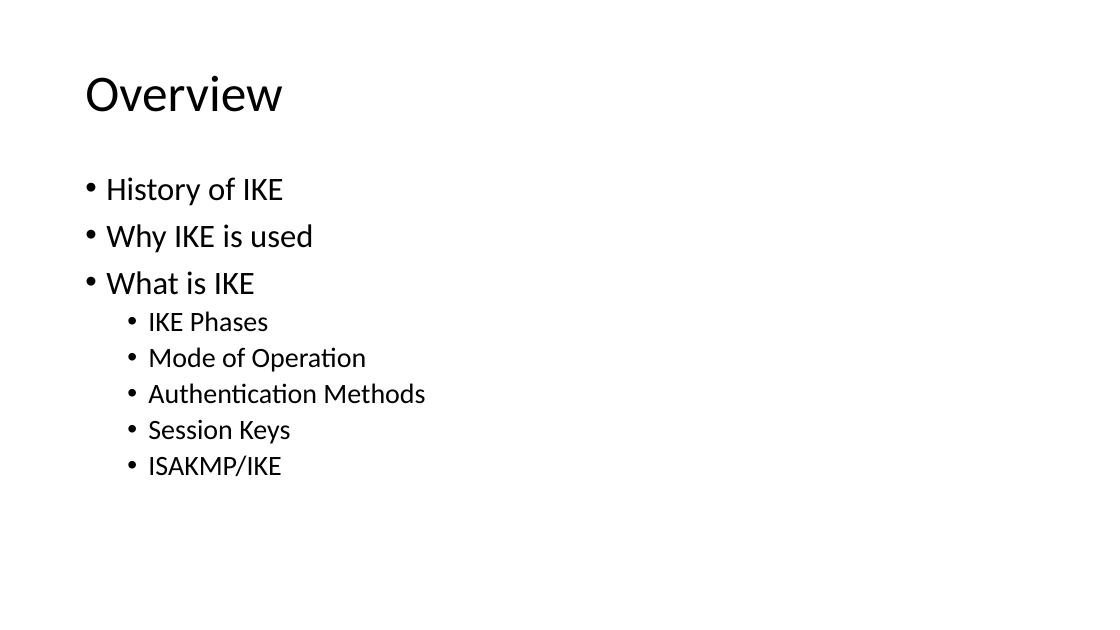
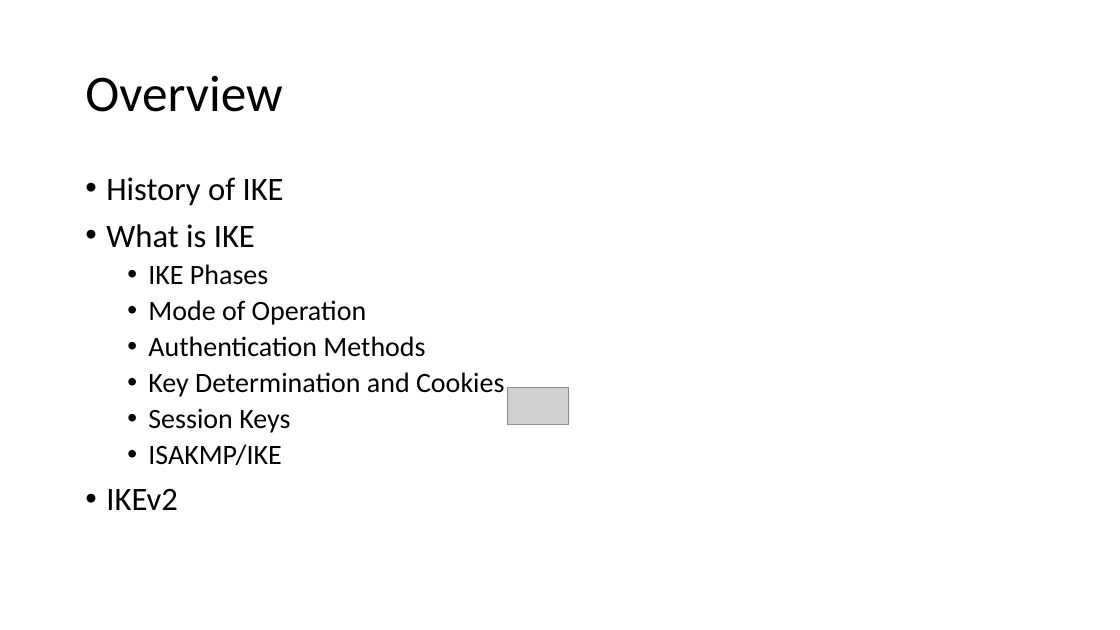
Before and after one commit to ndbellew/AppliedCryptography, a slide deck: slide 2 of Assignments/InternetKeyExchange/Internet Key Exchange.pptx. Drawn at 1120x630 pixels with LibreOffice and Linux fonts; fonts in the diff are those of the drawing; grey boxes stand for pictures. Boxes give left, top, right and bottom in pixels: in the first picture for what was removed or moved away, otherwise in the second. Text is boxed around its words. In the diff, an @@ line names an element or a change of style, - is before the commit and + after.

```diff
--- a/Assignments/InternetKeyExchange/Internet Key Exchange.pptx
+++ b/Assignments/InternetKeyExchange/Internet Key Exchange.pptx
@@ text at box(106, 224, 313, 253): paragraph removed @@
-• Why IKE is used
@@ text at box(148, 372, 504, 397): paragraph added @@
+  • Key Determination and Cookies
@@ picture added at box(507, 388, 569, 425) @@
@@ text at box(106, 488, 178, 510): paragraph added @@
+• IKEv2
```
Also in this commit, not shown: 5 other slides changed, 7 slides added, 5 slides removed, 1 other file.
